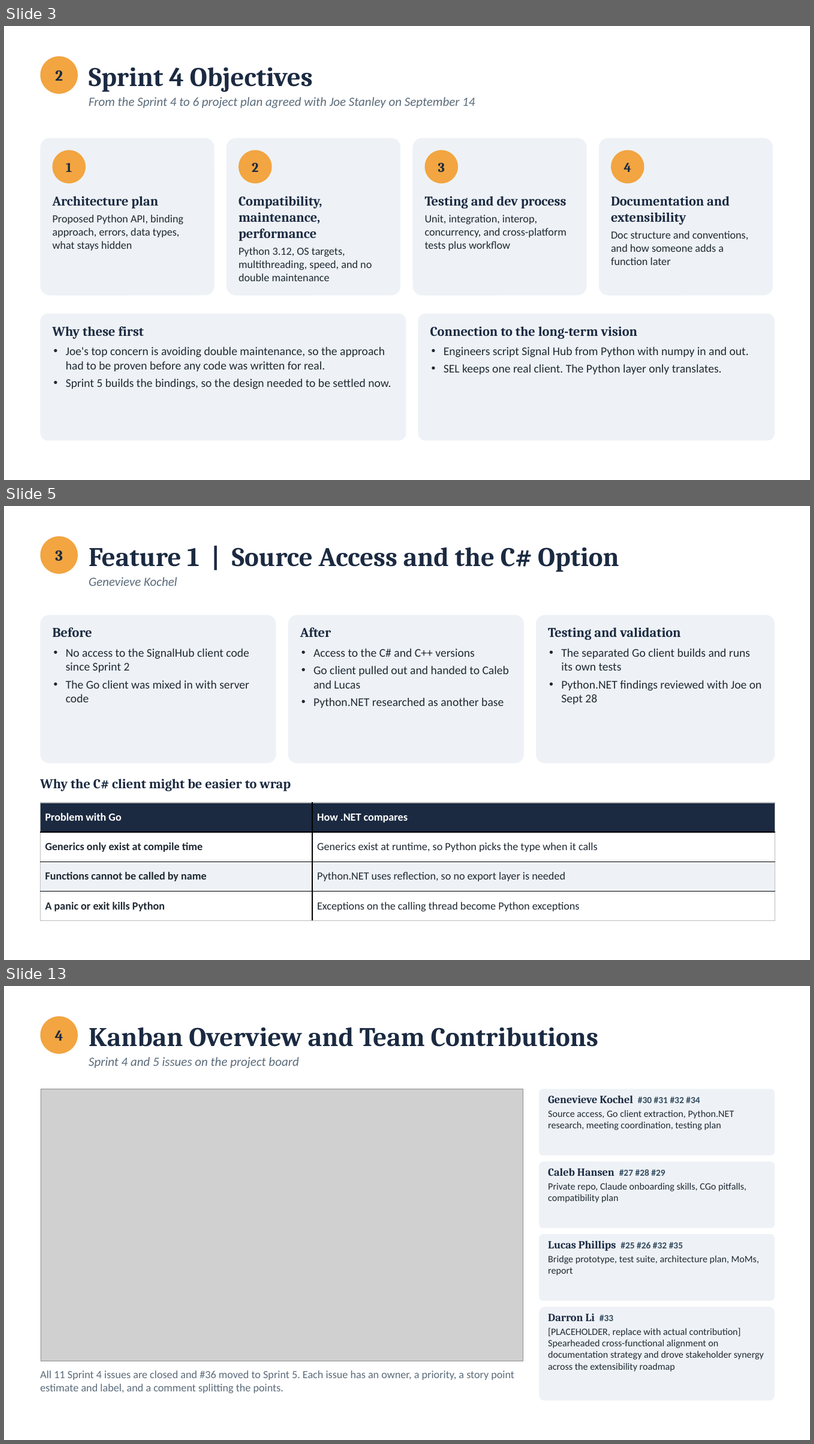
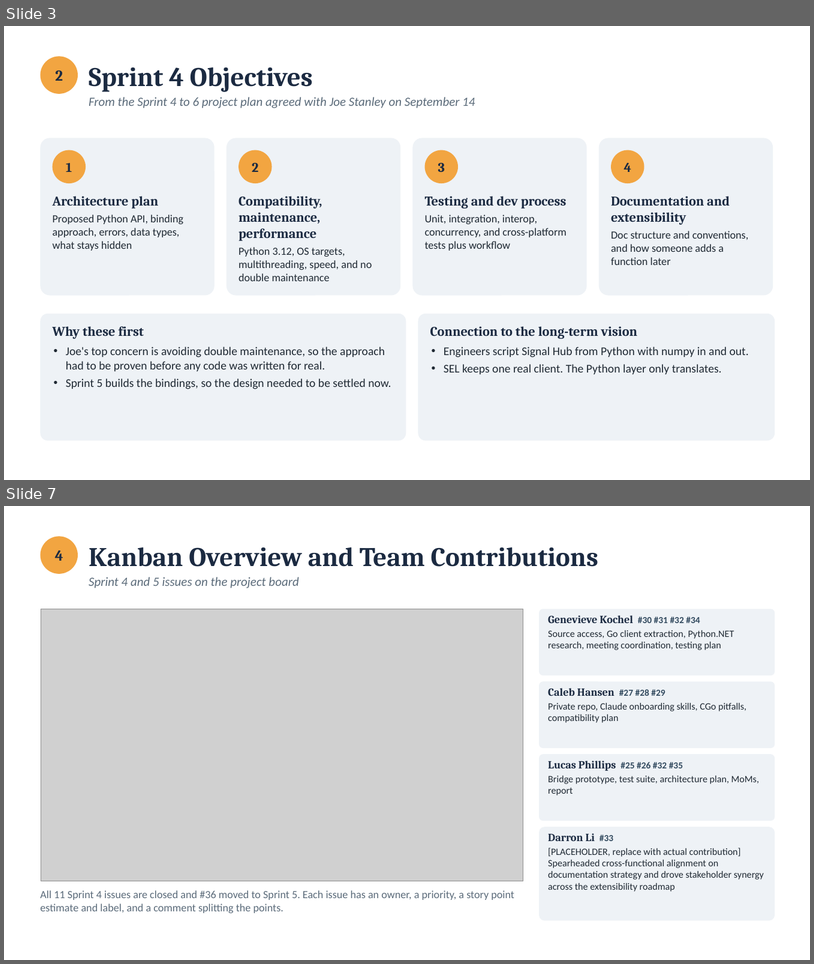
Before and after one commit to calebh13/sel-blueframe-sdk, a slide deck: Sprints/Sprint_4/Sprint 4 Presentation.pptx. Shown one above the other, each under a label of ours: slides 3, 5 and 13 before the commit, slides 3 and 7 after it; the slides between them are not shown. The pictures are 814x1444 and 814x964 pixels, drawn with LibreOffice and Linux fonts; fonts in the diff are those of the drawing; grey boxes stand for pictures. Boxes give left, top, right and bottom in pixels: in the first picture for what was removed or moved away, otherwise in the second. Text is boxed around its words. In the diff, an @@ line names an element or a change of style, - is before the commit and + after.

Commit message:
Prototype overview, client feedback, and shorter feature section in slides

```diff
--- a/Sprints/Sprint_4/Sprint 4 Presentation.pptx
+++ b/Sprints/Sprint_4/Sprint 4 Presentation.pptx
@@ slide 5 removed at <box>4,506,810,960</box>, background #FFFFFF @@
@@ ellipse removed at <box>40,536,78,574</box> @@
-3
@@ text removed at <box>89,547,620,572</box> @@
-Feature 1 | Source Access and the C# Option
@@ text removed at <box>89,577,177,586</box> @@
-Genevieve Kochel
@@ rounded rectangle removed at <box>40,615,276,763</box> @@
@@ text removed at <box>53,627,249,702</box> @@
-Before
-• No access to the SignalHub client code since Sprint 2
-• The Go client was mixed in with server code
@@ rounded rectangle removed at <box>288,615,524,763</box> @@
@@ text removed at <box>300,627,509,708</box> @@
-After
-• Access to the C# and C++ versions
-• Go client pulled out and handed to Caleb and Lucas
-• Python.NET researched as another base
@@ rounded rectangle removed at <box>536,615,776,763</box> @@
@@ text removed at <box>548,627,762,704</box> @@
-Testing and validation
-• The separated Go client builds and runs its own tests
-• Python.NET findings reviewed with Joe on Sept 28
@@ text removed at <box>40,778,291,791</box> @@
-Why the C# client might be easier to wrap
@@ table removed at <box>40,802,776,921</box>, 4 rows, 2 columns @@
-Problem with Go | How .NET compares
-Generics only exist at compile time | Generics exist at runtime, so Python picks the type when it calls
-Functions cannot be called by name | Python.NET uses reflection, so no export layer is needed
-A panic or exit kills Python | Exceptions on the calling thread become Python exceptions
@@ what was slide 13 is now slide 7 @@
```
Also in this commit, not shown: 6 slides changed, 2 slides added, 7 other slides removed, 8 other files.
